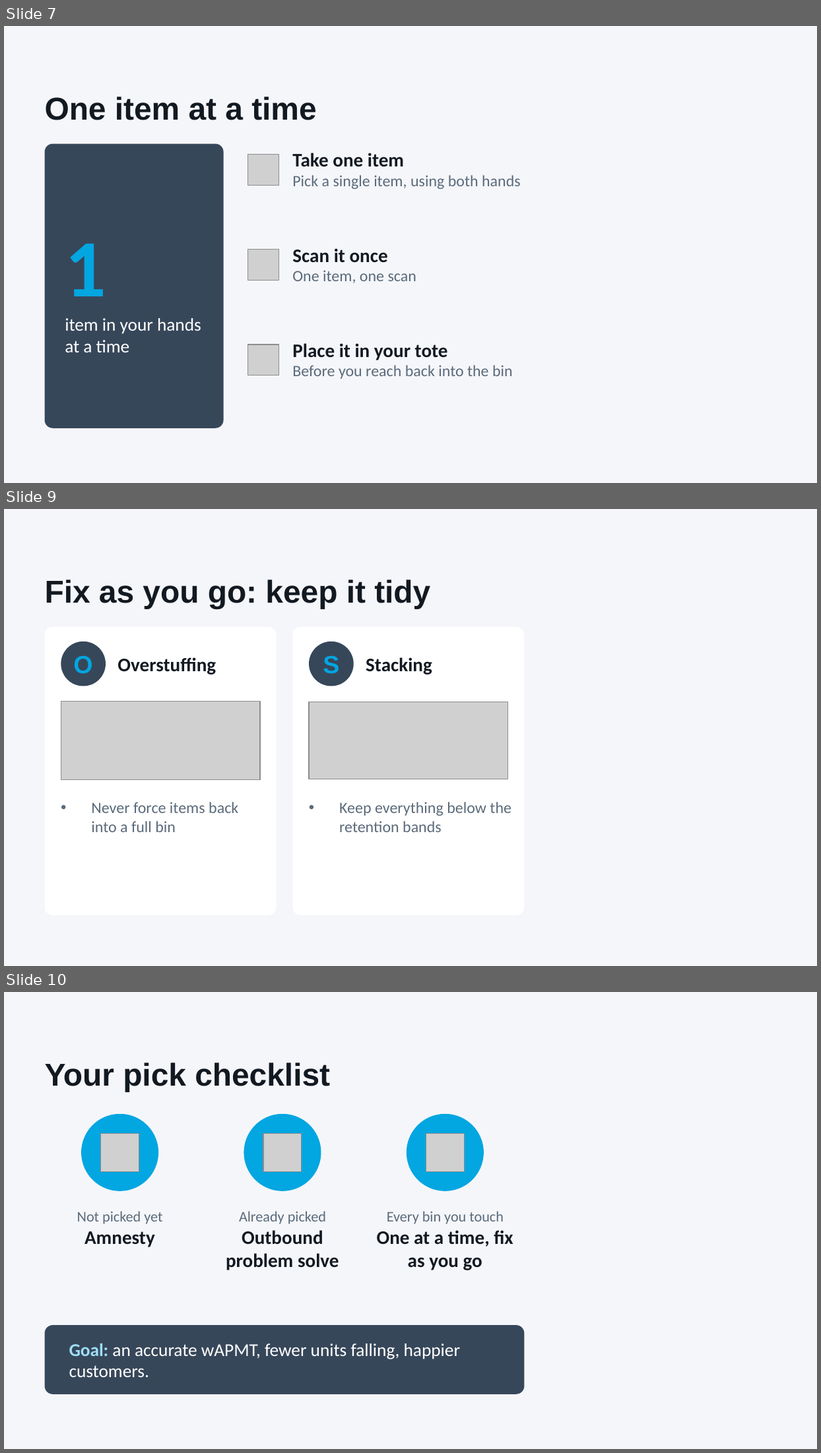
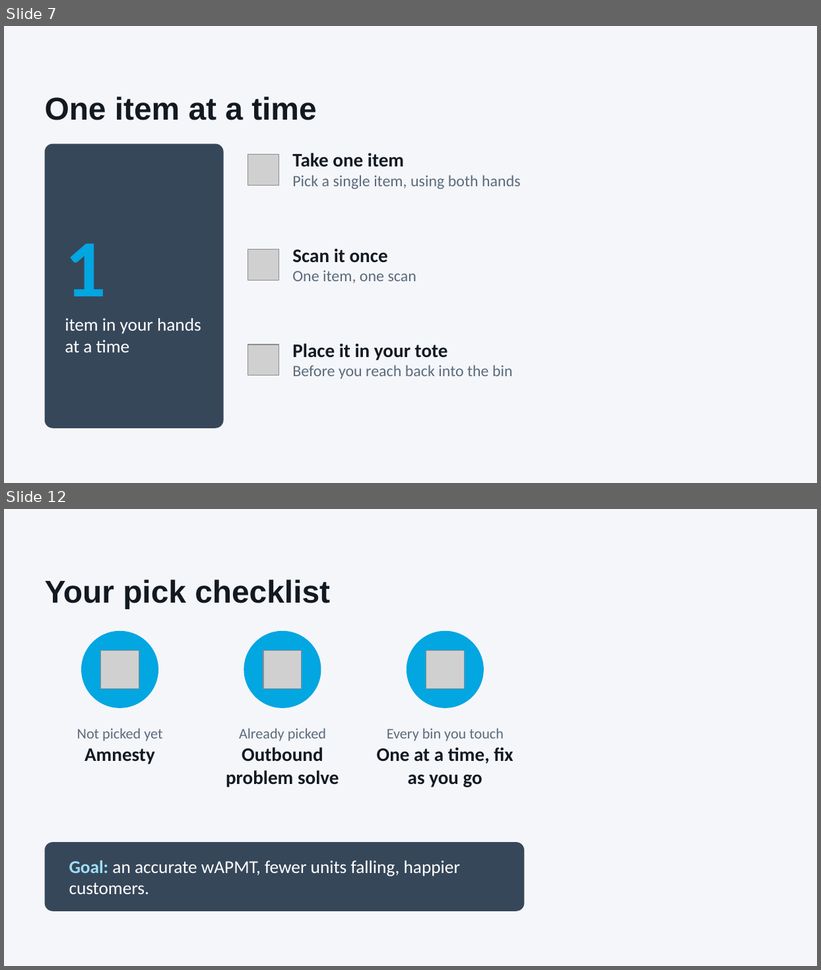
Before and after one commit to vanfryddie/beanstalkx, a slide deck: APMT_Coaching_Pick_to_Rebin.pptx. Shown one above the other, each under a label of ours: slides 7, 9 and 10 before the commit, slides 7 and 12 after it; the slides between them are not shown. The pictures are 821x1453 and 821x970 pixels, drawn with LibreOffice and Linux fonts; fonts in the diff are those of the drawing; grey boxes stand for pictures; background and template pictures are left out. Boxes give left, top, right and bottom in pixels: in the first picture for what was removed or moved away, otherwise in the second. Text is boxed around its words. In the diff, an @@ line names an element or a change of style, - is before the commit and + after.

```diff
--- a/APMT_Coaching_Pick_to_Rebin.pptx
+++ b/APMT_Coaching_Pick_to_Rebin.pptx
@@ slide 9 removed at bbox=[4, 509, 817, 966], background #F5F6FA @@
@@ title removed at bbox=[45, 580, 430, 609] @@
-Fix as you go: keep it tidy
@@ rounded rectangle removed at bbox=[45, 627, 277, 916] @@
@@ rounded rectangle removed at bbox=[292, 627, 524, 916] @@
@@ ellipse removed at bbox=[61, 642, 106, 687] @@
@@ ellipse removed at bbox=[309, 642, 354, 687] @@
@@ text removed at bbox=[73, 656, 92, 674] @@
-O
@@ text removed at bbox=[118, 657, 216, 675] @@
-Overstuffing
@@ text removed at bbox=[323, 656, 339, 674] @@
-S
@@ text removed at bbox=[366, 657, 432, 675] @@
-Stacking
@@ picture removed at bbox=[61, 701, 260, 780] @@
@@ picture removed at bbox=[309, 702, 508, 780] @@
@@ text removed at bbox=[91, 802, 238, 832] @@
-• Never force items back into a full bin
@@ text removed at bbox=[339, 802, 512, 832] @@
-• Keep everything below the retention bands
@@ what was slide 10 is now slide 12 @@
```
Also in this commit, not shown: 4 slides added, 1 other slide removed, 1 other file.
